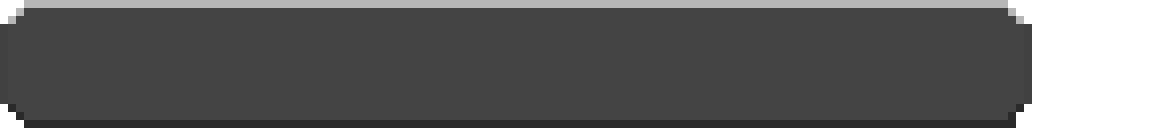
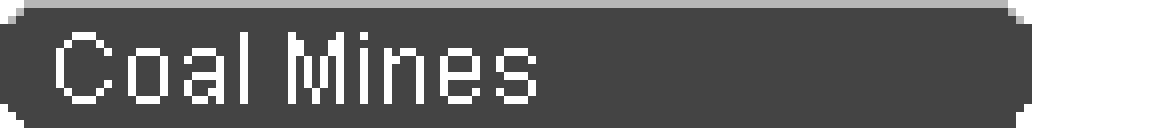
The second w=1152, h=128 image is a revision of the first. Changes to its layers:
added layer "Coal Mines" above "BG" over [56, 32, 536, 104]
renamed "pmmlock19.png" to "BG", painted on it over [0, 24, 1032, 128]
renamed "Pasted Layer" to "JP", showed it, painted on it over [80, 32, 368, 104]
